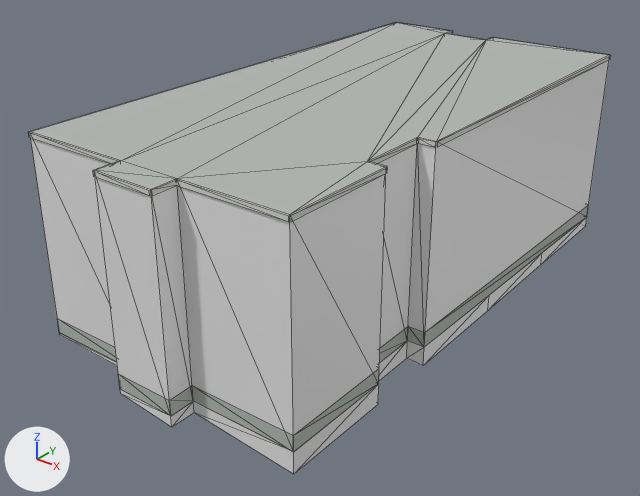
Before and after pictures for a commit that changed the glTF model public/models/buildings/osm-way-115973713.glb.
The view is the same before and after, from a 50 mm camera at (11.43, -15.44, 9.94) aimed at (-0.24, -0.85, 0.9). The lights are fixed; the arrows at lower left show +X, +Y and +Z. The older version comes first. Mesh edges are drawn as thin lines. Where no turn or scale is listed for an object, it has been applied to the vertices. Vertices at exactly the same position are counted once.

In view in the first picture: 'building foundation 115973713', 'reality 115973713 near reality aged pale plaster', 'reality 115973713 near reality concrete plinth', 'reality 115973713 near reality flat weathered roof', 'reality 115973713 near reality pale aluminum sill'.
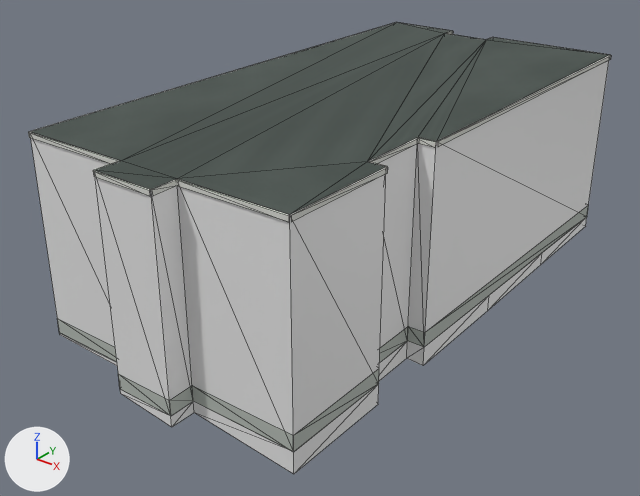
Scene script edits in JSON lines:
```json
{"op": "add", "block": "img_roof_color", "code": ["img_roof_color = load_image('roof-color', 'textures/1de3d7bb6546b7423004abcc0fb627c4d0c6ad03316b21d76a93f9bf4f470ca6.png', 256, 256, 'sRGB')"]}
{"op": "remove", "block": "mat_reality_flat_weathered_roof", "code": "mat_reality_flat_weathered_roof.base_color = (0.451, 0.475, 0.455)  # grey #b3b7b4"}
{"op": "add", "block": "mat_reality_flat_weathered_roof", "code": "mat_reality_flat_weathered_roof.texture = img_roof_color"}
{"block": "me_reality_115973713_near_reality_pale_aluminum_sill", "where": "# used by ob_reality_115973713_near_reality_pale_aluminum_sill; location = (0.0, 0.0, 0.0)"}
{"op": "remove", "block": "me_reality_115973713_near_reality_pale_aluminum_sill", "code": "me_reality_115973713_near_reality_pale_aluminum_sill.from_pydata(...)  # 64 vertices, 32 faces; spans x -3.37..3.36, y -6.73..6.78, z 4.39..4.5"}
{"op": "add", "block": "me_reality_115973713_near_reality_pale_aluminum_sill", "code": "me_reality_115973713_near_reality_pale_aluminum_sill.from_pydata(...)  # 80 vertices, 64 faces; spans x -3.37..3.36, y -6.73..6.78, z 4.39..4.5"}
{"block": "me_reality_115973713_near_reality_pale_aluminum_sill", "change": "me_reality_115973713_near_reality_pale_aluminum_sill part 1"}
{"block": "me_reality_115973713_near_reality_pale_aluminum_sill", "change": "16 vertices are added at x -3.35..3.34, y -6.7..6.75, z 4.5"}
{"block": "me_reality_115973713_near_reality_pale_aluminum_sill", "change": "32 new faces join them"}
```

Boxes [x1, y1, x2, y2] around the edits, measured in the pictures (640 x 496 px):
```json
{"object": "reality 115973713 near reality flat weathered roof", "change": "surface changed", "before": [31, 23, 609, 215], "after": [31, 23, 609, 215], "on screen": "darker"}
{"part": 1, "of": "me_reality_115973713_near_reality_pale_aluminum_sill", "change": "added", "after": [29, 23, 611, 216]}
```
